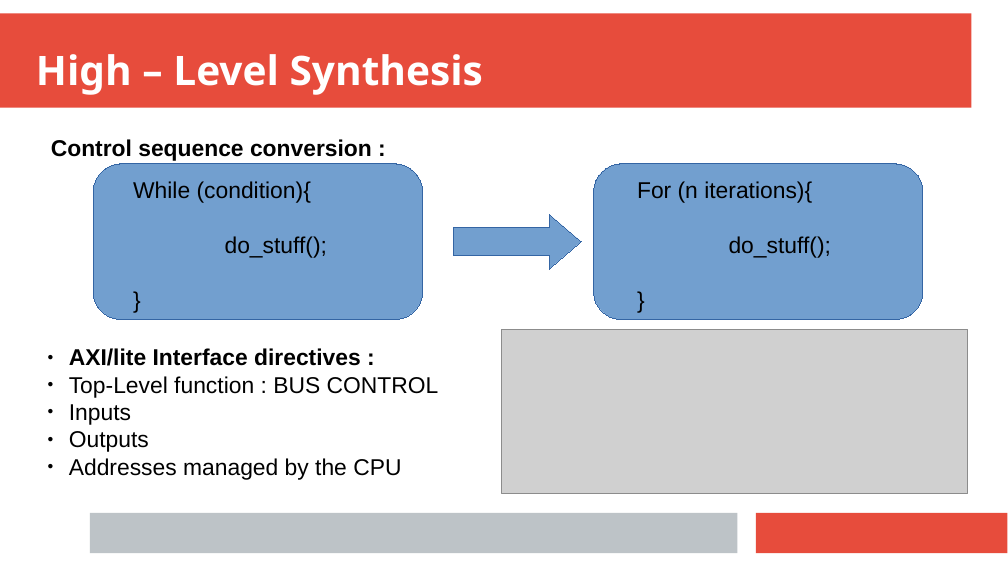
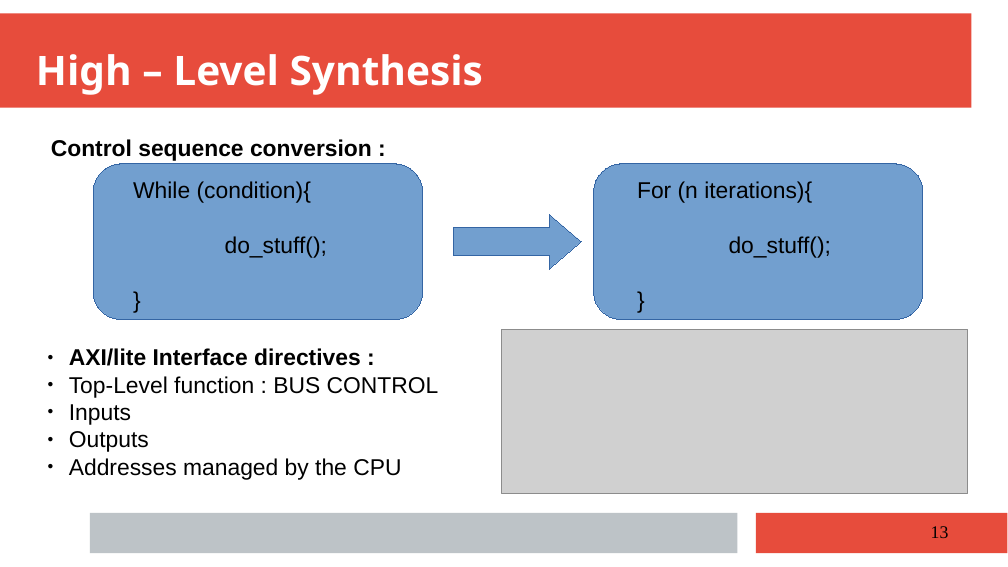
Before and after one commit to anisghaoui/A2, a slide deck: slide 13 of presentation_finale/prensent_A2_group_1.pptx. Drawn at 1008x567 pixels with LibreOffice and Linux fonts; fonts in the diff are those of the drawing; grey boxes stand for pictures. Boxes give left, top, right and bottom in pixels: in the first picture for what was removed or moved away, otherwise in the second. Text is boxed around its words. In the diff, an @@ line names an element or a change of style, - is before the commit and + after.

```diff
--- a/presentation_finale/prensent_A2_group_1.pptx
+++ b/presentation_finale/prensent_A2_group_1.pptx
@@ page number added at box(931, 526, 949, 538), 14 pt, text #000000 @@
+13
```
Also in this commit, not shown: 21 other slides changed, 5 other files.
